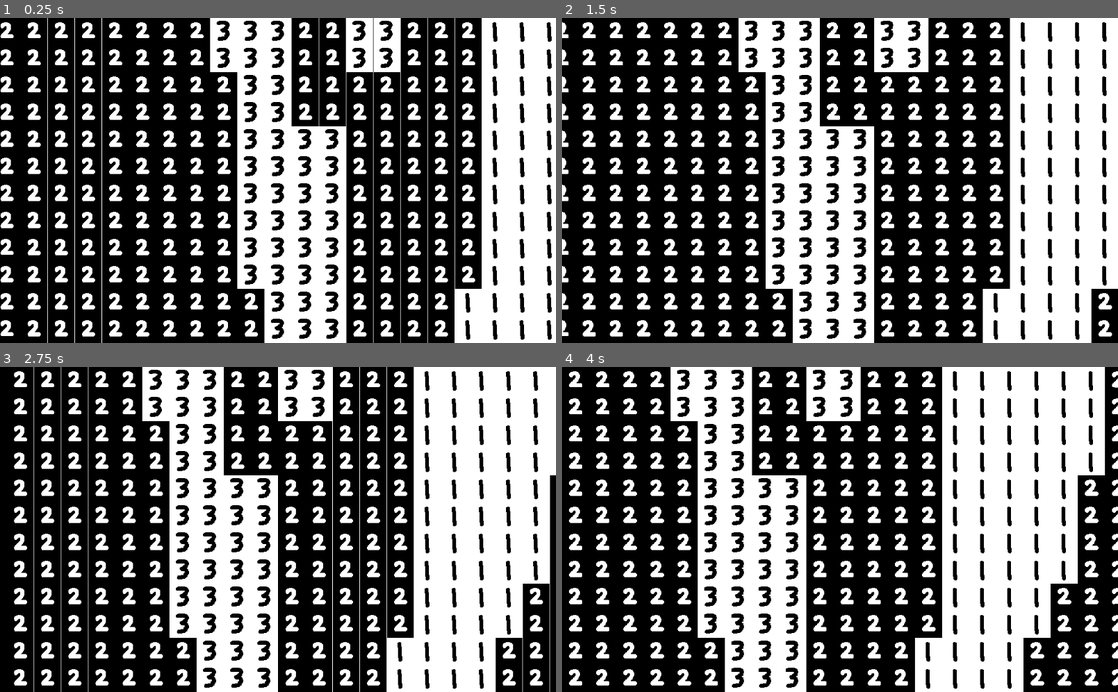
Above: before the commit, frames 1-4 (two rows, left to right).
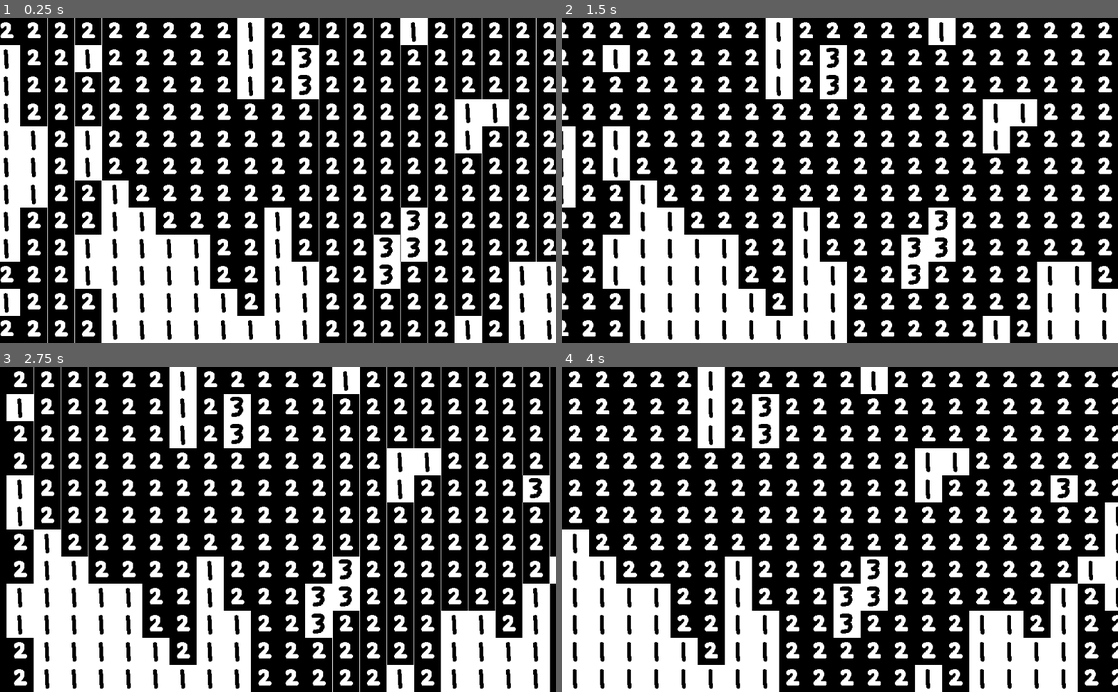
Above: after the commit, the same moments.

Repository: rchin157/gamejamNov2020
Game: Godot game, scene res://Level/Level.tscn
The game is run twice, just before and just after one commit, with the same random seed, the same clock (stepped at 60 frames per second) and the same inputs. The project has no main scene, so this scene is started directly.
Inputs:
- Up to frame 1 (0.25 s): no input
- Up to frame 2 (1.5 s): no input
- Up to frame 3 (2.75 s): no input
- Up to frame 4 (4 s): no input

The runs differ from the first frame. In frame 1, 39% of the frame differs, in the area x 0-100%, y 0-100%; in frame 2, 42%; in frame 3, 46%; in frame 4, 46%.

Commit message:
better generation

Diff:
--- a/Level.gd
+++ b/Level.gd
@@ -39,7 +39,7 @@
 		tiles[i] = []
 		for j in range(levelHeight):
 			tiles[i].append([])
-			var tileval = int(floor((noise.get_noise_2d(i * 2, j / 2) + 1.0) / 2.0 * 3.0))
+			var tileval = bias(int(round((noise.get_noise_2d(i * 2, j) + 1.0) * 4.0)))
 			tiles[i][j] = tileval
 			tilemap.set_cell(i, j, tileval)
 
@@ -49,15 +49,26 @@
 			tiles[i][j] = tiles[i + 1][j]
 			tilemap.set_cell(i, j, tiles[i][j])
 	for j in range(levelHeight):
-		var tileval = int(floor((noise.get_noise_2d(cellsPassed * 2, j / 2) + 1.0) / 2.0 * 3.0))
+		var tileval = bias(int(round((noise.get_noise_2d(cellsPassed * 2, j) + 1.0) * 4.0)))
 		tiles[levelWidth - 1][j] = tileval
 		tilemap.set_cell(levelWidth - 1, j, tileval)
-		# print(tileval)
+		#print(tileval)
 	cellsPassed += 1
 
 func initNoise():
-	noise.seed = randi()
-	noise.lacunarity = 3.0
-	noise.octaves = 2
-	noise.period = 20.0
+	var randgen = RandomNumberGenerator.new()
+	randgen.randomize()
+	noise.seed = randgen.randi()
+	noise.lacunarity = 2.0
+	noise.octaves = 3
+	noise.period = 13.0
 	noise.persistence = 0.8
+
+func bias(val):
+	print(val)
+	if val <= 3:
+		return 0
+	elif val <= 5:
+		return 1
+	elif val <= 8:
+		return 2
